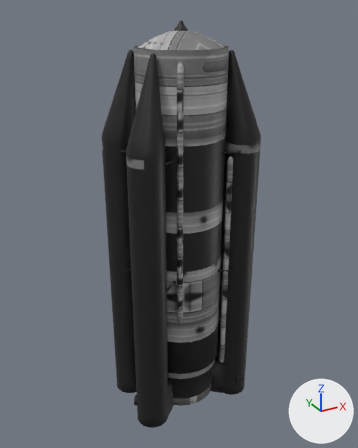
The Blender file proton_v2/fuel2_light.blend as it was, and as the next commit left it.
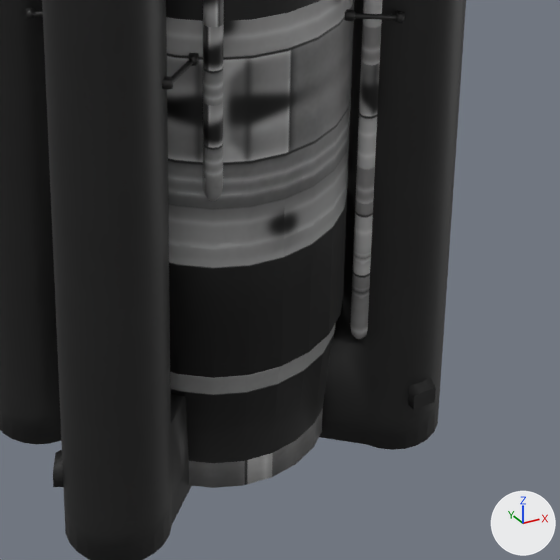
There are two pictures of each version: one whole from a 50 mm camera at (-6.71, -12.09, 6.6) aimed at (0.05, 0.2, 0.46), one close up on the part from 33% to 78% of the width and 59% to 95% of the height. The lights are fixed; the arrows at lower right show +X, +Y and +Z.

Before the edit, the objects in view are built like this:
```python
me_cube_001 = bpy.data.meshes.new('Cube.001')
me_cube_001.from_pydata(...)  # 4574 vertices, 4430 faces; spans x -2.08..2.08, y -1.45..1.45, z -6.25..6.26
me_cube_001.materials.append(mat_m)  # picture img_a2_psd
ob_mesh = bpy.data.objects.new('mesh', me_cube_001)
ob_mesh.location = (0.0, 0.0, 0.0)
```
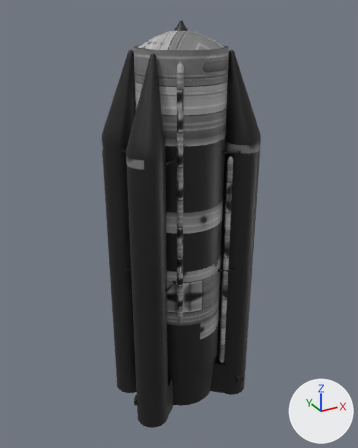
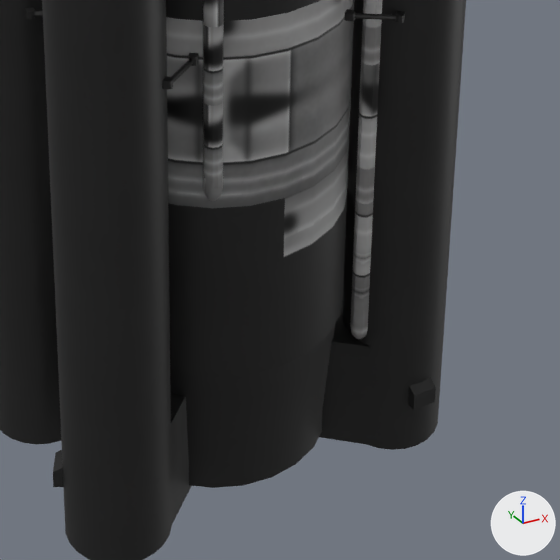
The change, as a list of edits to the scene's bpy script:
```text
Change me_cube_001:
    where me_cube_001.from_pydata(...)  # 4574 vertices, 4430 faces; spans x -2.08..2.08, y -1.45..1.45, z -6.25..6.26
    used by ob_mesh; location = (0.0, 0.0, 0.0)
    me_cube_001 part 1: edges marked sharp go from 160 to 1987
    me_cube_001 part 2: texture (UV) coordinates of 120 of 4430 faces, centred in x -0.98..0.98, y -1.23..1.23, z -5.55..-3.2, changed; they spanned u 0.39..1.0, v 0.28..0.8 and now span u 0.0..0.65, v 0.0..0.41
```

Changed parts and their boxes [x1, y1, x2, y2] in the close-ups (560 x 560 px):
'mesh', shading changed, surface changed (grey to black)
    both: [25, 7, 406, 488]
part 1 of me_cube_001, shading changed
    both: [0, 0, 466, 560]
part 2 of me_cube_001, surface changed (grey to black)
    both: [168, 198, 371, 523]
